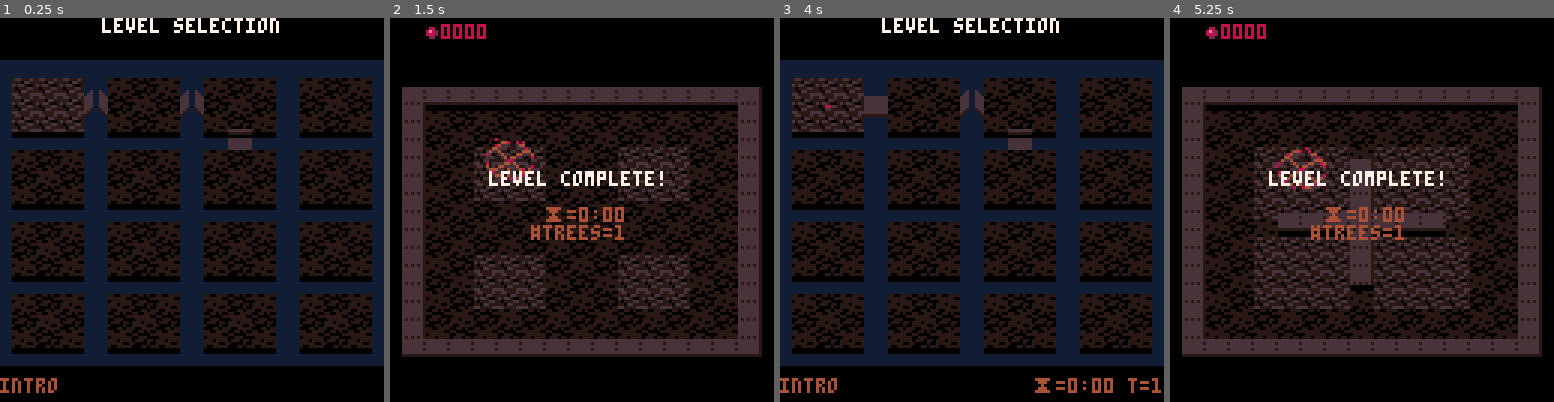
Above: before the commit, frames 1-4 (left to right).
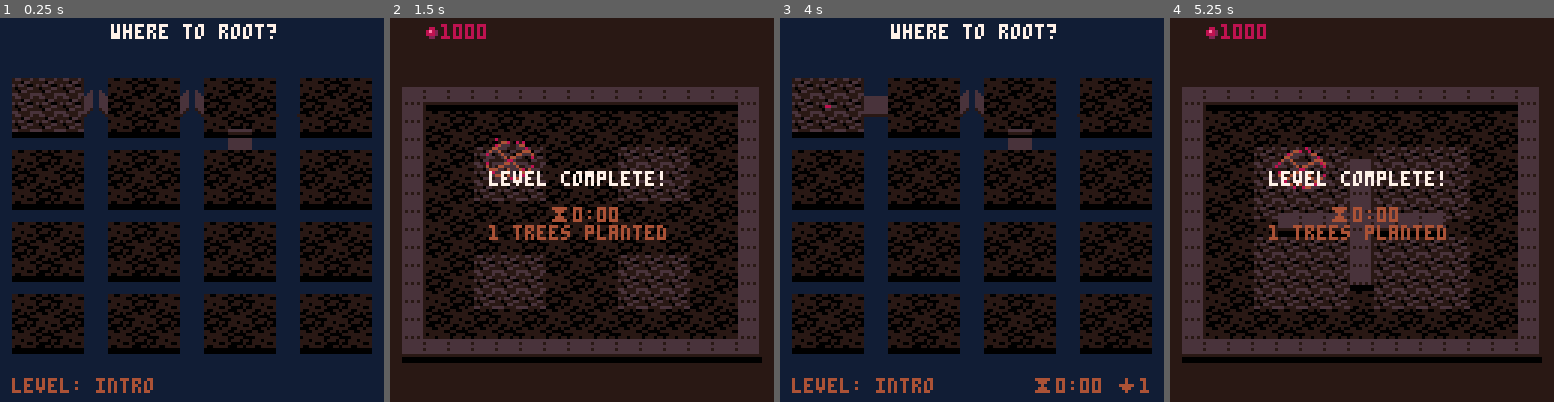
Above: after the commit, the same moments.

Repository: erwinbonsma/WhereToRootPico8
Game: PICO-8 cartridge wheretoroot.p8
The game is run twice, just before and just after one commit, with the same random seed, the same clock (stepped at 60 frames per second) and the same inputs.
Inputs:
- Up to frame 1 (0.25 s): no input
- Up to frame 2 (1.5 s): tap X (X key) at 0.33, 1.07 s; tap O (Z key) at 0.7 s
- Up to frame 3 (4 s): hold Right 1.6-2.1 s; tap O (Z key) every 0.4 s from 1.7 to 3.7 s; tap X (X key) at 1.85, 2.97 s; hold Up 2.15-2.42 s; hold Right 2.47-3.03 s; hold Left 3.08-3.58 s; hold Down 3.63-3.97 s
- Up to frame 4 (5.25 s): hold Right 4.02-4.68 s; tap X (X key) at 4.08, 5.2 s; tap O (Z key) at 4.1, 4.5, 4.9 s; hold Up 4.73-5.03 s; hold Left from 5.08 s (still down)

The runs differ from the first frame. In frame 1, 20% of the frame differs, in the area x 0-100%, y 0-100%; in frame 2, 33%; in frame 3, 20%; in frame 4, 33%.

Commit message:
Minor improvements
Change background colors.
Show initial tree in goal display.
Use logo for trees planted in level menu.

Diff:
--- a/wheretoroot.p8
+++ b/wheretoroot.p8
@@ -343,7 +343,7 @@
 end
 
 function levelmenu:draw()
- cls()
+ cls(6)
 
  camera(4,-14)
  self.grid:draw()
@@ -377,12 +377,12 @@
  palt()
  camera()
 
- print("level selection",34,0,7)
+ print("where to root?",37,2,7)
 
  local name=level_defs[
   self.lvl
  ].name
- print(name,0,120,4)
+ print("level: "..name,4,120,4)
 
  if self.stats:is_done(
   self.lvl
@@ -390,10 +390,13 @@
   local s=self.stats:get_stats(
    self.lvl
   )
-  s="⧗="..time_str(
+  local arrow=" \^:08083e1c08000000"
+  s="⧗"..time_str(
    s.time_taken
-  ).." t="..s.total_trees
-  print(s,124-#s*4,120,4)
+  )..arrow..s.total_trees
+  print(
+   s,108-(#s-#arrow)*4,120,4
+  )
  end
 end
 -->8
@@ -1766,6 +1769,7 @@
  hgrid=cellgrid:new()
 
  self.players={}
+ local trees={}
  for i,p in pairs(ld.plyrs) do
   local plyr={
    pal=player_pals[i]
@@ -1781,8 +1785,8 @@
   local t=tree:new(
    p[1],p[2],{player=plyr}
   )
-  grid:add(t)
   t.age=0.7
+  add(trees,t)
  end
 
  local areas={}
@@ -1793,6 +1797,10 @@
   areas,self.players
  )
  grid:add_observer(self.goal)
+
+ for t in all(trees) do
+  grid:add(t)
+ end
 end
 
 function game:update()
@@ -1834,11 +1842,11 @@
    add(msg,"level complete!")
    add(msg,"")
    add(
-    msg,"⧗="..time_str(
+    msg,"⧗"..time_str(
      time_taken
     )
    )
-   add(msg,"#trees="..tt)
+   add(msg,tt.." trees planted")
    sfx(4)
   else
    add(msg,"beaten by bots")
@@ -1860,7 +1868,7 @@
 end
 
 function game:draw()
- cls()
+ cls(1)
 
  camera(
   grid.ncols*4-64,
